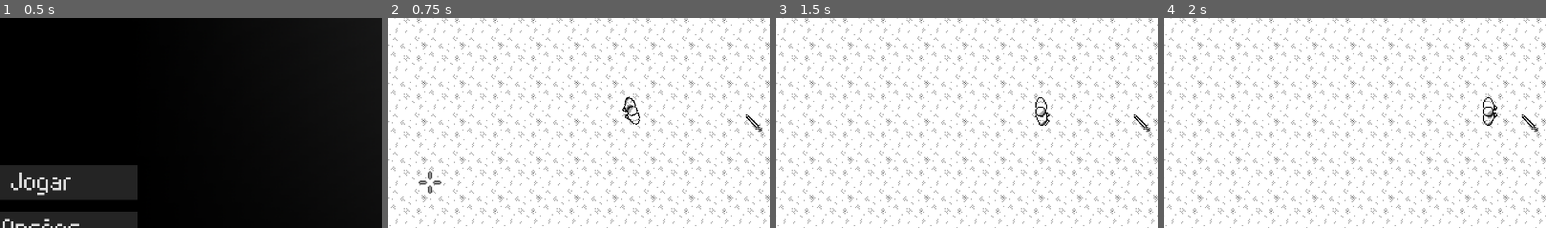
Above: before the commit, frames 1-4 (left to right).
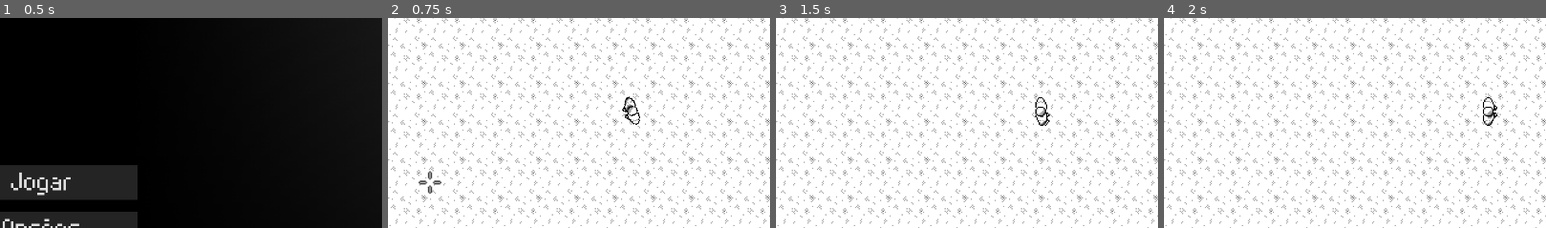
Above: after the commit, the same moments.

Repository: CarlMachado/DarknessFury
Game: Godot game, scene res://scenes/main_menu.tscn
The game is run twice, just before and just after one commit, with the same random seed, the same clock (stepped at 60 frames per second) and the same inputs.
Inputs (mouse positions are % of the whole screen's width and height, from its top left):
- Up to frame 1 (0.5 s): no input
- Up to frame 2 (0.75 s): click "Jogar" at 0.5 s
- Up to frame 3 (1.5 s): move the mouse to (72, 45) at 1.27 s; hold D (ui_right) from 1.28 s (still down)
- Up to frame 4 (2 s): keep holding D (ui_right)
The pictures show only the part of the screen within x 13-63%, y 23-73%; the shares and areas given below are measured in that part.

Frame 1 is identical in both runs. In frame 2, 0.1% of the frame differs, in the area x 93-98%, y 45-55%; in frame 3, 0.1%; in frame 4, 0.1%.

Commit message:
Adicionado mouse

Diff:
--- a/scenes/levels/arena.tscn
+++ b/scenes/levels/arena.tscn
@@ -1,11 +1,10 @@
-[gd_scene load_steps=7 format=2]
+[gd_scene load_steps=6 format=2]
 
 [ext_resource path="res://scripts/arena.gd" type="Script" id=1]
 [ext_resource path="res://prefabs/tile_arena.tscn" type="PackedScene" id=2]
-[ext_resource path="res://prefabs/spear.tscn" type="PackedScene" id=3]
-[ext_resource path="res://prefabs/player.tscn" type="PackedScene" id=4]
-[ext_resource path="res://scenes/spawn_enemy.tscn" type="PackedScene" id=5]
-[ext_resource path="res://prefabs/mouse_cross.tscn" type="PackedScene" id=6]
+[ext_resource path="res://prefabs/player.tscn" type="PackedScene" id=3]
+[ext_resource path="res://scenes/spawn_enemy.tscn" type="PackedScene" id=4]
+[ext_resource path="res://prefabs/mouse_cross.tscn" type="PackedScene" id=5]
 
 [node name="arena" type="Node2D"]
 scale = Vector2( 2, 2 )
@@ -14,44 +13,37 @@
 [node name="tile_arena" parent="." instance=ExtResource( 2 )]
 tile_data = PoolIntArray( 0, 36, 0, 1, 35, 0, 2, 35, 0, 3, 35, 0, 4, 35, 0, 5, 35, 0, 6, 35, 0, 7, 35, 0, 8, 0, 0, 9, 2 …(3087 unchanged characters)…
 
-[node name="spear" parent="." instance=ExtResource( 3 )]
-position = Vector2( 386.27, 165.158 )
-rotation = 0.811578
-
-[node name="player" parent="." instance=ExtResource( 4 )]
+[node name="player" parent="." instance=ExtResource( 3 )]
 position = Vector2( 288, 160 )
 
 [node name="enemy_spawns" type="Node" parent="."]
 editor/display_folded = true
 
-[node name="spawn_enemy0" parent="enemy_spawns" instance=ExtResource( 5 )]
+[node name="spawn_enemy0" parent="enemy_spawns" instance=ExtResource( 4 )]
+position = Vector2( 26, 326 )
+
+[node name="spawn_enemy1" parent="enemy_spawns" instance=ExtResource( 4 )]
 position = Vector2( 34, 30 )
 
-[node name="spawn_enemy1" parent="enemy_spawns" instance=ExtResource( 5 )]
-position = Vector2( 34, 30 )
-
-[node name="spawn_enemy2" parent="enemy_spawns" instance=ExtResource( 5 )]
+[node name="spawn_enemy2" parent="enemy_spawns" instance=ExtResource( 4 )]
 position = Vector2( 550, 86 )
 
-[node name="spawn_enemy3" parent="enemy_spawns" instance=ExtResource( 5 )]
+[node name="spawn_enemy3" parent="enemy_spawns" instance=ExtResource( 4 )]
 position = Vector2( 730, 84 )
 
-[node name="spawn_enemy4" parent="enemy_spawns" instance=ExtResource( 5 )]
+[node name="spawn_enemy4" parent="enemy_spawns" instance=ExtResource( 4 )]
 position = Vector2( 1152, 22 )
 
-[node name="spawn_enemy5" parent="enemy_spawns" instance=ExtResource( 5 )]
+[node name="spawn_enemy5" parent="enemy_spawns" instance=ExtResource( 4 )]
 position = Vector2( 1252, 344 )
 
-[node name="spawn_enemy6" parent="enemy_spawns" instance=ExtResource( 5 )]
+[node name="spawn_enemy6" parent="enemy_spawns" instance=ExtResource( 4 )]
 position = Vector2( 1244, 674 )
 
-[node name="spawn_enemy7" parent="enemy_spawns" instance=ExtResource( 5 )]
+[node name="spawn_enemy7" parent="enemy_spawns" instance=ExtResource( 4 )]
 position = Vector2( 714, 676 )
 
-[node name="spawn_enemy8" parent="enemy_spawns" instance=ExtResource( 5 )]
+[node name="spawn_enemy8" parent="enemy_spawns" instance=ExtResource( 4 )]
 position = Vector2( 270, 674 )
 
-[node name="spawn_enemy9" parent="enemy_spawns" instance=ExtResource( 5 )]
-position = Vector2( 26, 326 )
-
-[node name="mouse_cross" parent="." instance=ExtResource( 6 )]
+[node name="mouse_cross" parent="." instance=ExtResource( 5 )]
